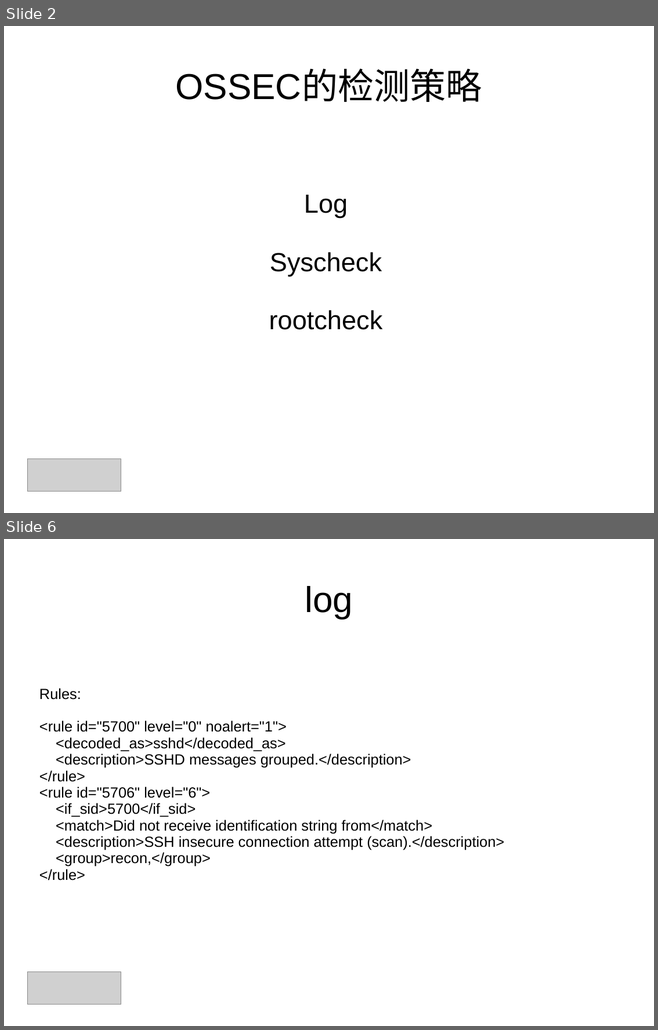
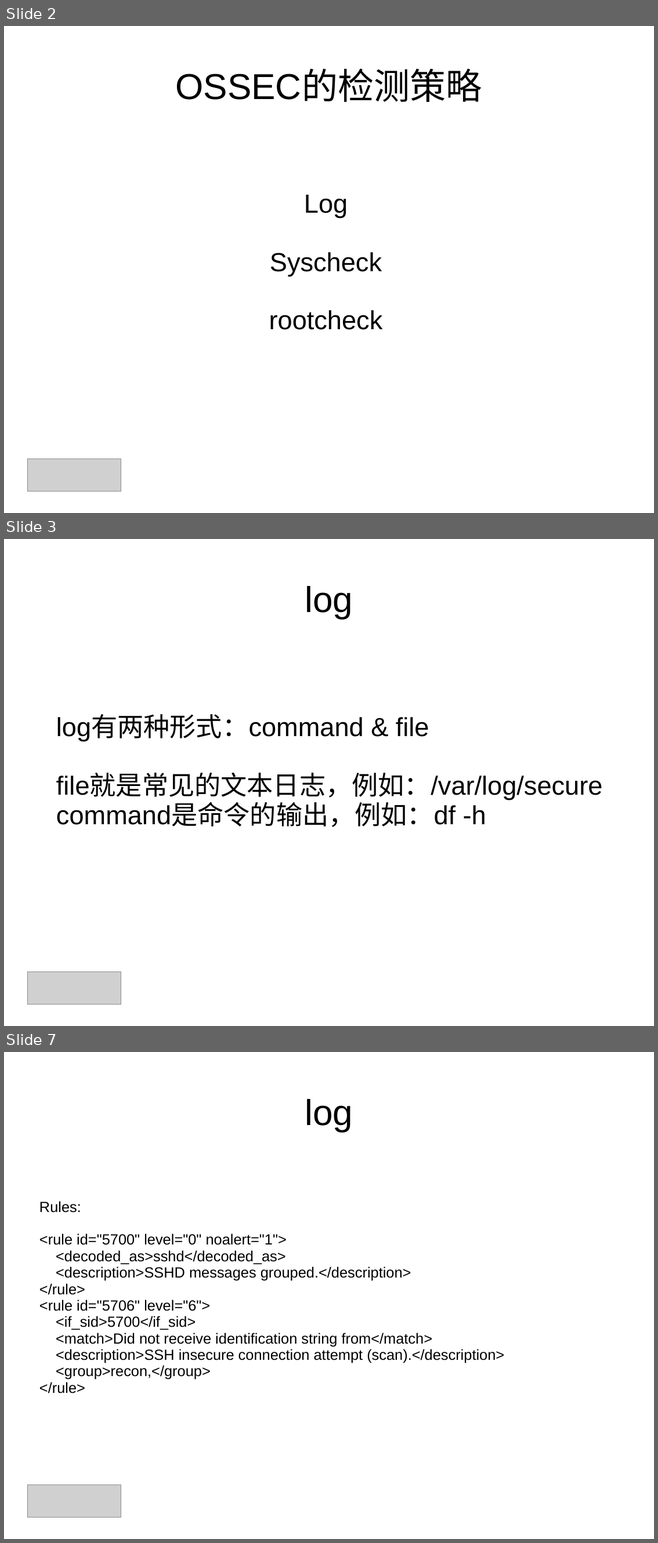
Before and after one commit to shjwudp/ossec, a slide deck: readme.ppt. Shown one above the other, each under a label of ours: slides 2 and 6 before the commit, slides 2, 3 and 7 after it; the slides between them are not shown. The pictures are 658x1030 and 658x1543 pixels, drawn with LibreOffice and Linux fonts; fonts in the diff are those of the drawing; grey boxes stand for pictures; background and template pictures are left out. Boxes give left, top, right and bottom in pixels: in the first picture for what was removed or moved away, otherwise in the second. Text is boxed around its words. In the diff, an @@ line names an element or a change of style, - is before the commit and + after.

```diff
--- a/readme.ppt
+++ b/readme.ppt
@@ slide 3 added at (x1=4, y1=539, x2=654, y2=1026), background picture (left out) @@
@@ title added at (x1=304, y1=586, x2=353, y2=618), 44 pt, text #000000 @@
+log
@@ subtitle added at (x1=56, y1=716, x2=603, y2=827), 32 pt, text #000000 @@
+log有两种形式：command & file
+file就是常见的文本日志，例如：/var/log/secure
+command是命令的输出，例如：df -h
@@ picture added at (x1=28, y1=972, x2=121, y2=1005) @@
@@ what was slide 6 is now slide 7 @@
```
Also in this commit, not shown: 2 slides changed, 10 other slides added, 7 slides removed, 2 other files.
